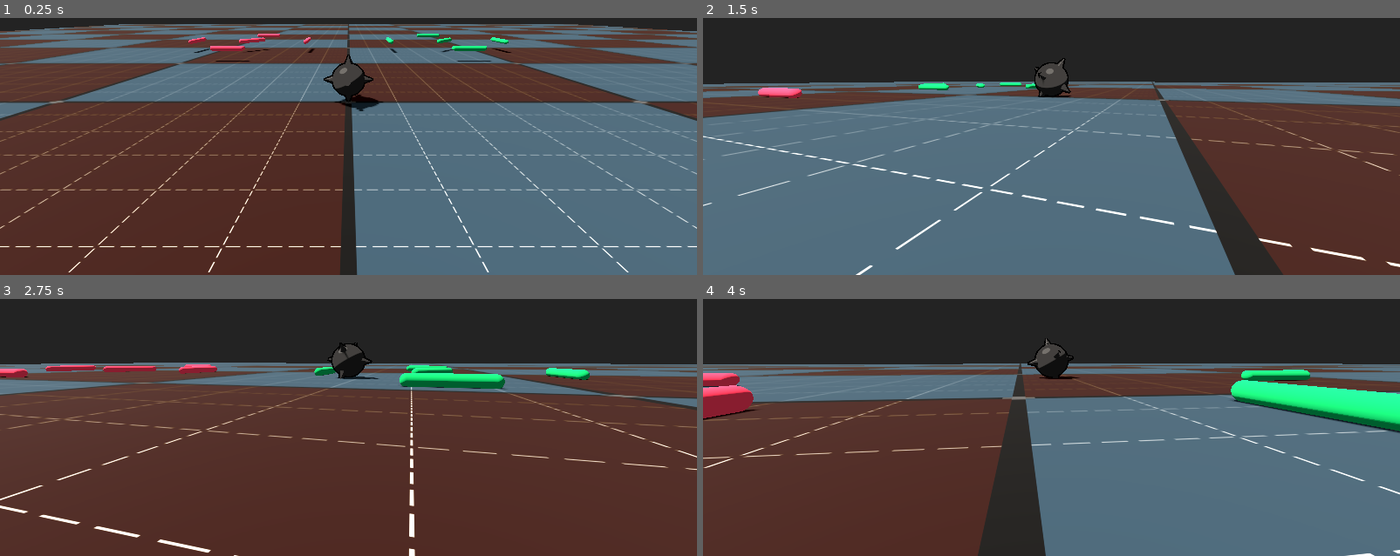
Above: before the commit, frames 1-4 (two rows, left to right).
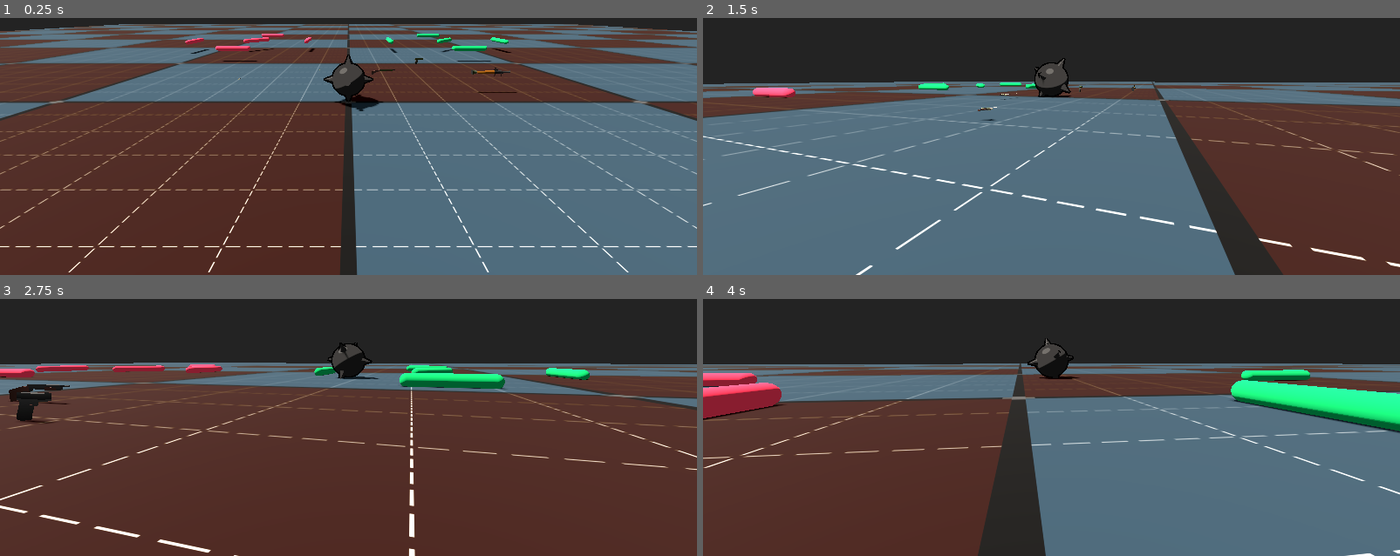
Above: after the commit, the same moments.

Repository: erikringwalters/pirate-jam-16-prototype
Game: Godot game, scene res://main.tscn
The game is run twice, just before and just after one commit, with the same random seed, the same clock (stepped at 60 frames per second) and the same inputs.
Inputs (mouse positions are in pixels of both pictures, inside the frame that each line leads up to):
- Up to frame 1 (0.25 s): no input
- Up to frame 2 (1.5 s): move the mouse to (1016, 156) at 0.52 s; press the mouse at (1016, 156) at 0.53 s; hold W (move_up) from 0.53 s (still down); move the mouse to (1100, 84) at 1.27 s; release the mouse at (1100, 84) at 1.28 s; click (1100, 84) at 1.35 s
- Up to frame 3 (2.75 s): keep holding W (move_up); move the mouse to (292, 355) at 2.02 s; press the mouse at (292, 355) at 2.03 s
- Up to frame 4 (4 s): move the mouse to (1058, 360) at 2.77 s; release W (move_up) at 2.78 s; release the mouse at (1058, 360) at 2.78 s; hold A (move_left) 2.78-3.53 s; click (1058, 360) at 2.85 s; move the mouse to (1023, 352) at 3.52 s; press the mouse at (1023, 352) at 3.53 s; hold W (move_up) from 3.53 s (still down)

The runs differ from the first frame. In frame 1, 0.2% of the frame differs, in the area x 26-75%, y 6-30%; in frame 2, 0.1%; in frame 3, 0.8%, in the area x 1-32%, y 25-49%; in frame 4, 0.6%.

Commit message:
adding weapon collision models

Diff:
--- a/main.tscn
+++ b/main.tscn
@@ -1,10 +1,15 @@
-[gd_scene load_steps=10 format=3 uid="uid://ct0tti2mfck6l"]
+[gd_scene load_steps=15 format=3 uid="uid://ct0tti2mfck6l"]
 
 [ext_resource type="PackedScene" uid="uid://bwge4babpy161" path="res://scenes/player.tscn" id="1_0xm2m"]
 [ext_resource type="PhysicsMaterial" uid="uid://baifveh640c1m" path="res://materials/physics_friction.tres" id="2_1bvp3"]
 [ext_resource type="Shader" uid="uid://cyolrnj113mxo" path="res://shaders/floor.gdshader" id="2_h2yge"]
 [ext_resource type="PackedScene" uid="uid://dqodrp0dyot7f" path="res://scenes/pickup_item_no_collision.tscn" id="4_1bvp3"]
 [ext_resource type="PackedScene" uid="uid://dlp1bs8xos8hq" path="res://scenes/pickup_item_ground_collision.tscn" id="5_lquwl"]
+[ext_resource type="PackedScene" uid="uid://dnab25acrgyoy" path="res://scenes/weapons/dagger.tscn" id="6_272bh"]
+[ext_resource type="PackedScene" uid="uid://bo4r5t2hvavcu" path="res://scenes/weapons/shotgun.tscn" id="7_5vw27"]
+[ext_resource type="PackedScene" uid="uid://obopymb5flt6" path="res://scenes/weapons/sword.tscn" id="8_4c57u"]
+[ext_resource type="PackedScene" uid="uid://ch5f82om4wwn7" path="res://scenes/weapons/handgun.tscn" id="9_efxa6"]
+[ext_resource type="PackedScene" uid="uid://hjn3ta46v6nr" path="res://scenes/weapons/rocket.tscn" id="10_dg77c"]
 
 [sub_resource type="Environment" id="Environment_h2yge"]
 background_mode = 1
@@ -96,3 +101,18 @@
 
 [node name="PickupItemGroundCollision5" parent="." instance=ExtResource("5_lquwl")]
 transform = Transform3D(-3.09086e-08, -0.707107, 0.707107, 1, -4.37114e-08, 0, 3.09086e-08, 0.707107, 0.707107, -7, 1, 11)
+
+[node name="PickupItemGroundCollision6" parent="." instance=ExtResource("6_272bh")]
+transform = Transform3D(-4.37114e-08, -1, 0, 1, -4.37114e-08, 0, 0, 0, 1, 4.3594, 0.15, 2.32706)
+
+[node name="PickupItemGroundCollision7" parent="." instance=ExtResource("7_5vw27")]
+transform = Transform3D(-4.37114e-08, -1, 0, 1, -4.37114e-08, 0, 0, 0, 1, -1.60161, 0.15, 3.7053)
+
+[node name="PickupItemGroundCollision8" parent="." instance=ExtResource("8_4c57u")]
+transform = Transform3D(-4.37114e-08, -1, 0, 1, -4.37114e-08, 0, 0, 0, 1, 1, 0, 4)
+
+[node name="PickupItemGroundCollision9" parent="." instance=ExtResource("9_efxa6")]
+transform = Transform3D(-4.37114e-08, -1, 0, 1, -4.37114e-08, 0, 0, 0, 1, -3, 1, 3)
+
+[node name="PickupItemGroundCollision10" parent="." instance=ExtResource("10_dg77c")]
+transform = Transform3D(-4.37114e-08, -1, 0, 1, -4.37114e-08, 0, 0, 0, 1, -5, 1, 1)
--- a/scenes/pickup_item_no_collision.tscn
+++ b/scenes/pickup_item_no_collision.tscn
@@ -4,6 +4,7 @@
 
 [sub_resource type="CapsuleShape3D" id="CapsuleShape3D_h2yge"]
 radius = 0.15
+height = 1.03342
 
 [sub_resource type="CapsuleMesh" id="CapsuleMesh_1bvp3"]
 material = ExtResource("1_jbg8y")
@@ -15,6 +16,7 @@
 collision_mask = 5
 
 [node name="CollisionShape3D" type="CollisionShape3D" parent="."]
+transform = Transform3D(1, 0, 0, 0, 1, 0, 0, 0, 1, 1.46823e-08, 0.335893, 0)
 shape = SubResource("CapsuleShape3D_h2yge")
 
 [node name="MeshInstance3D" type="MeshInstance3D" parent="CollisionShape3D"]
--- /dev/null
+++ b/scenes/weapons/dagger.tscn
@@ -0,0 +1,29 @@
+[gd_scene load_steps=5 format=3 uid="uid://dnab25acrgyoy"]
+
+[ext_resource type="PackedScene" uid="uid://5m03qf0byasr" path="res://assets/weapons/Dagger.fbx" id="1_lw0yl"]
+
+[sub_resource type="CapsuleShape3D" id="CapsuleShape3D_236xm"]
+radius = 0.15
+height = 0.515753
+
+[sub_resource type="StandardMaterial3D" id="StandardMaterial3D_ud4yb"]
+albedo_color = Color(0, 0.696657, 0.366257, 1)
+
+[sub_resource type="CapsuleMesh" id="CapsuleMesh_xv72k"]
+material = SubResource("StandardMaterial3D_ud4yb")
+radius = 0.15
+
+[node name="PickupItemGroundCollision" type="RigidBody3D" groups=["GroundCollision", "Pickup"]]
+transform = Transform3D(-4.37114e-08, -1, 0, 1, -4.37114e-08, 0, 0, 0, 1, 0, 0, 0)
+collision_layer = 5
+collision_mask = 5
+
+[node name="CollisionShape3D" type="CollisionShape3D" parent="."]
+shape = SubResource("CapsuleShape3D_236xm")
+
+[node name="MeshInstance3D" type="MeshInstance3D" parent="CollisionShape3D"]
+visible = false
+mesh = SubResource("CapsuleMesh_xv72k")
+
+[node name="Dagger" parent="CollisionShape3D" instance=ExtResource("1_lw0yl")]
+transform = Transform3D(-4.37114e-08, 4.37114e-08, 1, 4.37114e-08, 1, -4.37114e-08, -1, 4.37114e-08, -4.37114e-08, -4.29283e-09, -0.0982085, 0)
--- /dev/null
+++ b/scenes/weapons/handgun.tscn
@@ -0,0 +1,29 @@
+[gd_scene load_steps=5 format=3 uid="uid://ch5f82om4wwn7"]
+
+[ext_resource type="PackedScene" uid="uid://1j4cgxkstdj6" path="res://assets/weapons/Handgun.fbx" id="1_xeypo"]
+
+[sub_resource type="CapsuleShape3D" id="CapsuleShape3D_236xm"]
+radius = 0.15
+height = 0.46553
+
+[sub_resource type="StandardMaterial3D" id="StandardMaterial3D_ud4yb"]
+albedo_color = Color(0, 0.696657, 0.366257, 1)
+
+[sub_resource type="CapsuleMesh" id="CapsuleMesh_xv72k"]
+material = SubResource("StandardMaterial3D_ud4yb")
+radius = 0.15
+
+[node name="PickupItemGroundCollision" type="RigidBody3D" groups=["GroundCollision", "Pickup"]]
+transform = Transform3D(-4.37114e-08, -1, 0, 1, -4.37114e-08, 0, 0, 0, 1, 0, 0, 0)
+collision_layer = 5
+collision_mask = 5
+
+[node name="CollisionShape3D" type="CollisionShape3D" parent="."]
+shape = SubResource("CapsuleShape3D_236xm")
+
+[node name="Handgun" parent="CollisionShape3D" instance=ExtResource("1_xeypo")]
+transform = Transform3D(-6.86269e-08, 1.57, 0, -1.57, -6.86269e-08, 0, 0, 0, 1.57, 0.054861, -0.0358129, 0)
+
+[node name="MeshInstance3D" type="MeshInstance3D" parent="CollisionShape3D"]
+visible = false
+mesh = SubResource("CapsuleMesh_xv72k")
--- /dev/null
+++ b/scenes/weapons/rocket.tscn
@@ -0,0 +1,29 @@
+[gd_scene load_steps=5 format=3 uid="uid://hjn3ta46v6nr"]
+
+[ext_resource type="PackedScene" uid="uid://bmxot2bs7v0bt" path="res://assets/weapons/Rocket.fbx" id="1_6gyb8"]
+
+[sub_resource type="CapsuleShape3D" id="CapsuleShape3D_236xm"]
+radius = 0.15
+height = 1.40617
+
+[sub_resource type="StandardMaterial3D" id="StandardMaterial3D_ud4yb"]
+albedo_color = Color(0, 0.696657, 0.366257, 1)
+
+[sub_resource type="CapsuleMesh" id="CapsuleMesh_xv72k"]
+material = SubResource("StandardMaterial3D_ud4yb")
+radius = 0.15
+
+[node name="PickupItemGroundCollision" type="RigidBody3D" groups=["GroundCollision", "Pickup"]]
+transform = Transform3D(-4.37114e-08, -1, 0, 1, -4.37114e-08, 0, 0, 0, 1, 0, 0, 0)
+collision_layer = 5
+collision_mask = 5
+
+[node name="CollisionShape3D" type="CollisionShape3D" parent="."]
+shape = SubResource("CapsuleShape3D_236xm")
+
+[node name="MeshInstance3D" type="MeshInstance3D" parent="CollisionShape3D"]
+visible = false
+mesh = SubResource("CapsuleMesh_xv72k")
+
+[node name="Rocket" parent="CollisionShape3D" instance=ExtResource("1_6gyb8")]
+transform = Transform3D(-1.66103e-08, 0.38, 0, -0.38, -1.66103e-08, 0, 0, 0, 0.38, 2.30443e-09, 0.0527193, 0)
--- /dev/null
+++ b/scenes/weapons/shotgun.tscn
@@ -0,0 +1,29 @@
+[gd_scene load_steps=5 format=3 uid="uid://bo4r5t2hvavcu"]
+
+[ext_resource type="PackedScene" uid="uid://cyowyrjvxowkj" path="res://assets/weapons/Shotgun.fbx" id="1_o616w"]
+
+[sub_resource type="CapsuleShape3D" id="CapsuleShape3D_236xm"]
+radius = 0.15
+height = 1.14244
+
+[sub_resource type="StandardMaterial3D" id="StandardMaterial3D_ud4yb"]
+albedo_color = Color(0, 0.696657, 0.366257, 1)
+
+[sub_resource type="CapsuleMesh" id="CapsuleMesh_xv72k"]
+material = SubResource("StandardMaterial3D_ud4yb")
+radius = 0.15
+
+[node name="PickupItemGroundCollision" type="RigidBody3D" groups=["GroundCollision", "Pickup"]]
+transform = Transform3D(-4.37114e-08, -1, 0, 1, -4.37114e-08, 0, 0, 0, 1, 0, 0, 0)
+collision_layer = 5
+collision_mask = 5
+
+[node name="CollisionShape3D" type="CollisionShape3D" parent="."]
+shape = SubResource("CapsuleShape3D_236xm")
+
+[node name="Shotgun" parent="CollisionShape3D" instance=ExtResource("1_o616w")]
+transform = Transform3D(-4.37114e-08, 1, 0, -1, -4.37114e-08, 0, 0, 0, 1, 0.0273829, 0.0246046, 0)
+
+[node name="MeshInstance3D" type="MeshInstance3D" parent="CollisionShape3D"]
+visible = false
+mesh = SubResource("CapsuleMesh_xv72k")
--- /dev/null
+++ b/scenes/weapons/sword.tscn
@@ -0,0 +1,29 @@
+[gd_scene load_steps=5 format=3 uid="uid://obopymb5flt6"]
+
+[ext_resource type="PackedScene" uid="uid://b1uek6f4hf7b0" path="res://assets/weapons/Sword.fbx" id="1_lbead"]
+
+[sub_resource type="CapsuleShape3D" id="CapsuleShape3D_236xm"]
+radius = 0.15
+height = 1.09283
+
+[sub_resource type="StandardMaterial3D" id="StandardMaterial3D_ud4yb"]
+albedo_color = Color(0, 0.696657, 0.366257, 1)
+
+[sub_resource type="CapsuleMesh" id="CapsuleMesh_xv72k"]
+material = SubResource("StandardMaterial3D_ud4yb")
+radius = 0.15
+
+[node name="PickupItemGroundCollision" type="RigidBody3D" groups=["GroundCollision", "Pickup"]]
+transform = Transform3D(-4.37114e-08, -1, 0, 1, -4.37114e-08, 0, 0, 0, 1, 0, 0, 0)
+collision_layer = 5
+collision_mask = 5
+
+[node name="CollisionShape3D" type="CollisionShape3D" parent="."]
+shape = SubResource("CapsuleShape3D_236xm")
+
+[node name="MeshInstance3D" type="MeshInstance3D" parent="CollisionShape3D"]
+visible = false
+mesh = SubResource("CapsuleMesh_xv72k")
+
+[node name="Sword" parent="CollisionShape3D" instance=ExtResource("1_lbead")]
+transform = Transform3D(-4.37114e-08, 4.37114e-08, -1, 4.37114e-08, 1, 4.37114e-08, 1, -4.37114e-08, -4.37114e-08, -1.51114e-08, -0.345709, 0)
Binary file added: assets/weapons/Dagger.fbx
Not shown, added: assets/weapons/Dagger.fbx.import
Binary file added: assets/weapons/Handgun.fbx
Not shown, added: assets/weapons/Handgun.fbx.import
Binary file added: assets/weapons/Rocket.fbx
Not shown, added: assets/weapons/Rocket.fbx.import
Binary file added: assets/weapons/Shotgun.fbx
Not shown, added: assets/weapons/Shotgun.fbx.import
Binary file added: assets/weapons/Sword.fbx
Not shown, added: assets/weapons/Sword.fbx.import
Binary file added: materials/GradientTexture.png
Not shown, added: materials/GradientTexture.png.import
